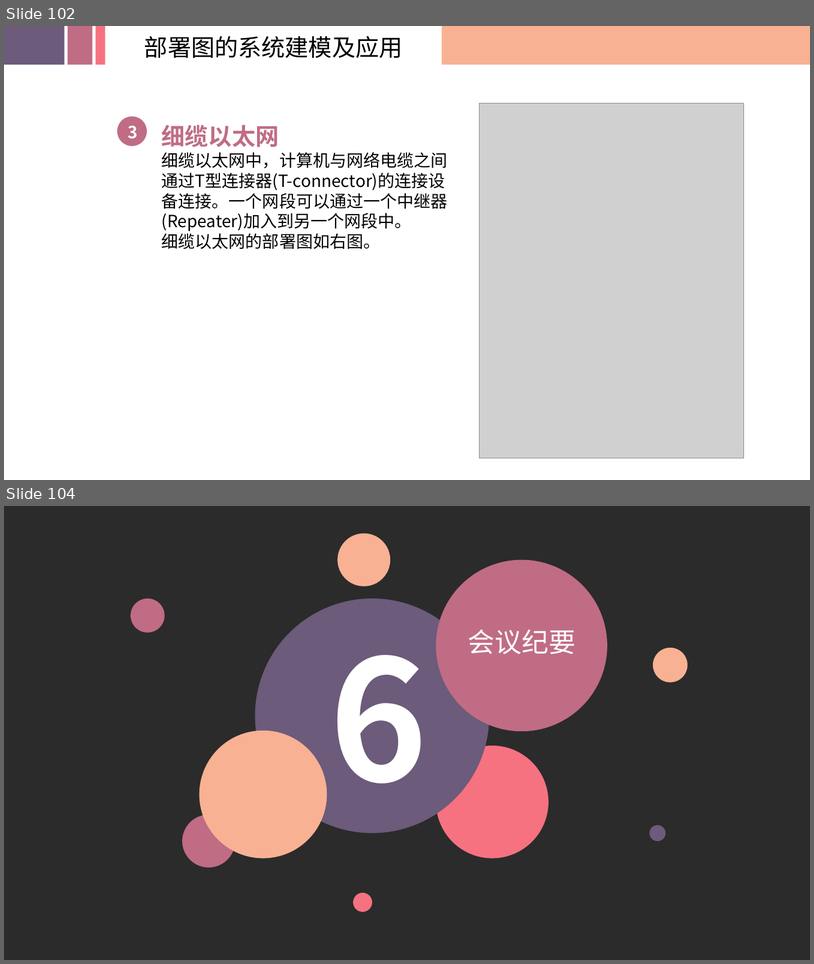
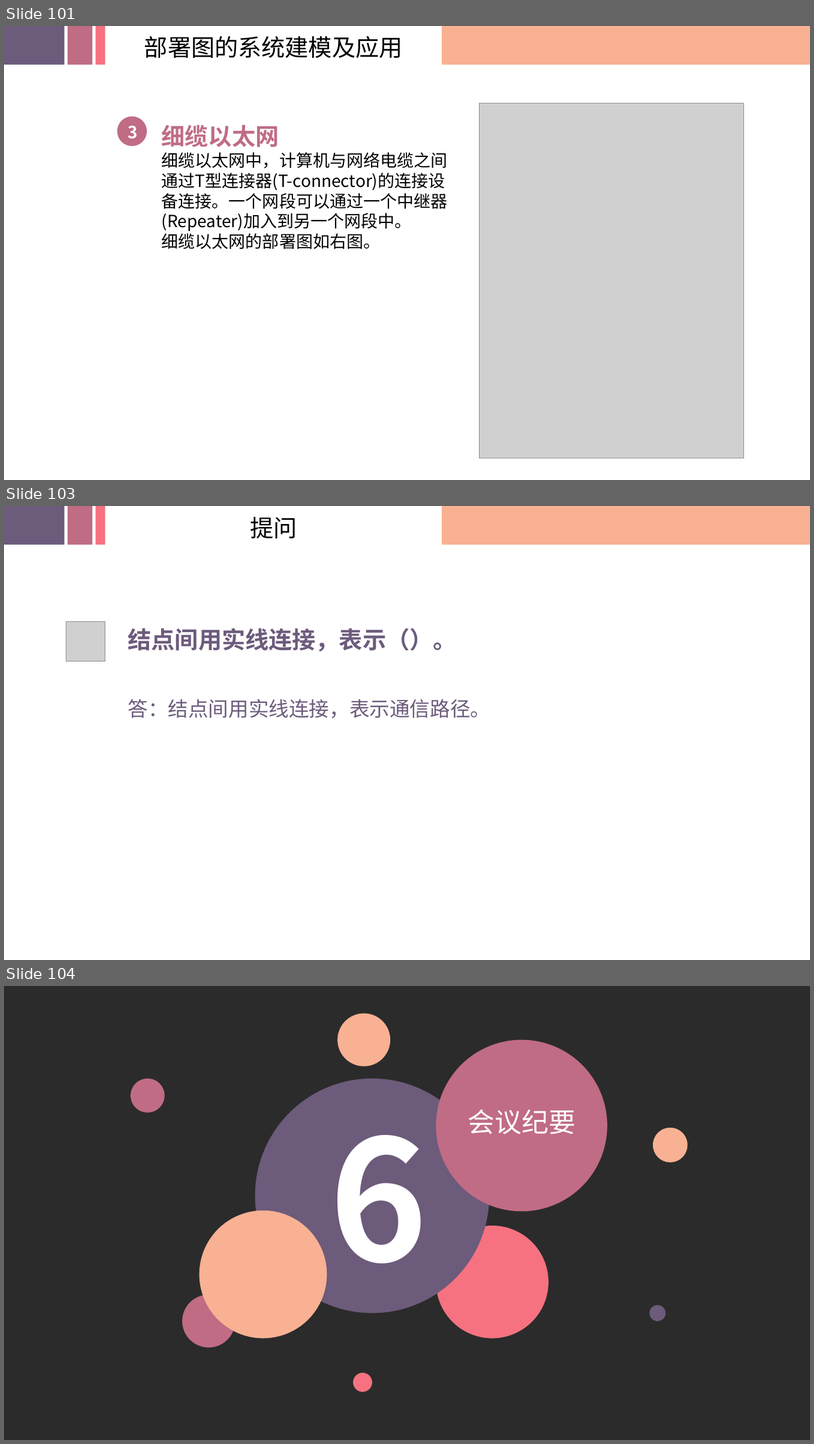
Before and after one commit to SRA2021-G04/project, a slide deck: 非受控文件/翻转课堂/SRA2021-G04-翻转课堂03.pptx. Shown one above the other, each under a label of ours: slides 102 and 104 before the commit, slides 101, 103 and 104 after it; the slides between them are not shown. The pictures are 814x964 and 814x1444 pixels, drawn with LibreOffice and Linux fonts; fonts in the diff are those of the drawing; grey boxes stand for pictures; background and template pictures are left out; a plain dark background stands for a picture behind light text. Boxes give left, top, right and bottom in pixels: in the first picture for what was removed or moved away, otherwise in the second. Text is boxed around its words. In the diff, an @@ line names an element or a change of style, - is before the commit and + after.

```diff
--- a/非受控文件/翻转课堂/SRA2021-G04-翻转课堂03.pptx
+++ b/非受控文件/翻转课堂/SRA2021-G04-翻转课堂03.pptx
@@ slide 103 added at box(4, 506, 810, 960), background picture (left out) @@
@@ rectangle added at box(4, 506, 65, 545), fill #6C5B7B @@
@@ rectangle added at box(68, 506, 92, 545), fill #C06C84 @@
@@ rectangle added at box(95, 506, 105, 545), fill #F67280 @@
@@ text added at box(250, 517, 297, 538), 28 pt, text #000000 @@
+提问
@@ rectangle added at box(442, 506, 810, 545), fill #F8B193 @@
@@ picture added at box(66, 622, 105, 661) @@
@@ text added at box(128, 628, 457, 651), 28 pt, text #6C5B7B, bold @@
+结点间用实线连接，表示（）。
@@ text added at box(128, 699, 491, 718), 24 pt, text #6C5B7B @@
+答：结点间用实线连接，表示通信路径。
@@ what was slide 102 is now slide 101 @@
```
Also in this commit, not shown: 2 slides changed, 3 other slides added, 4 slides removed.
